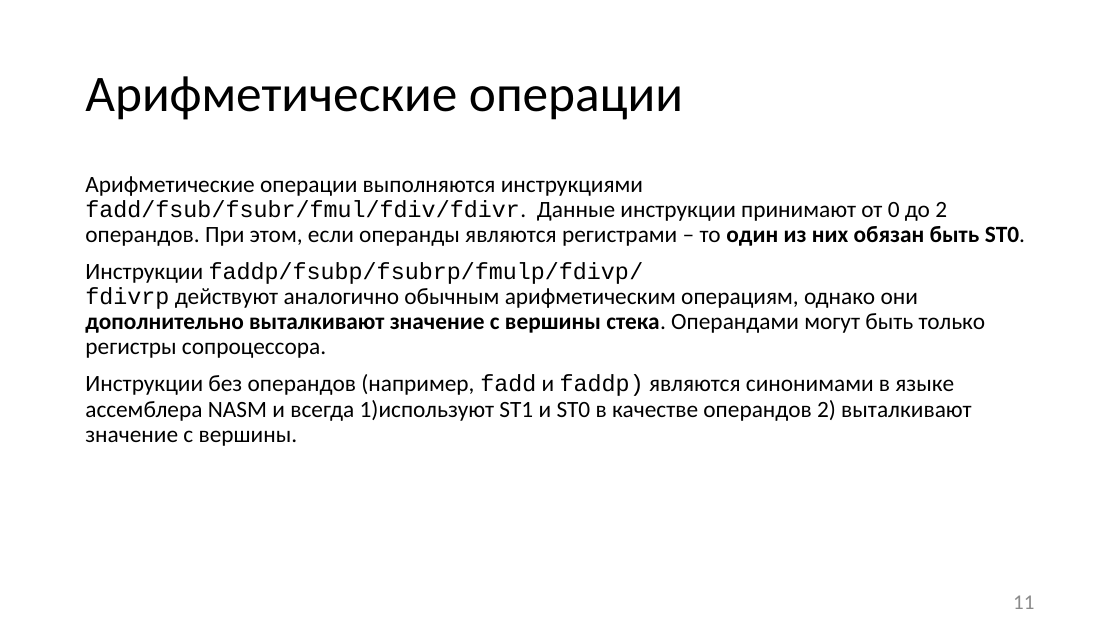
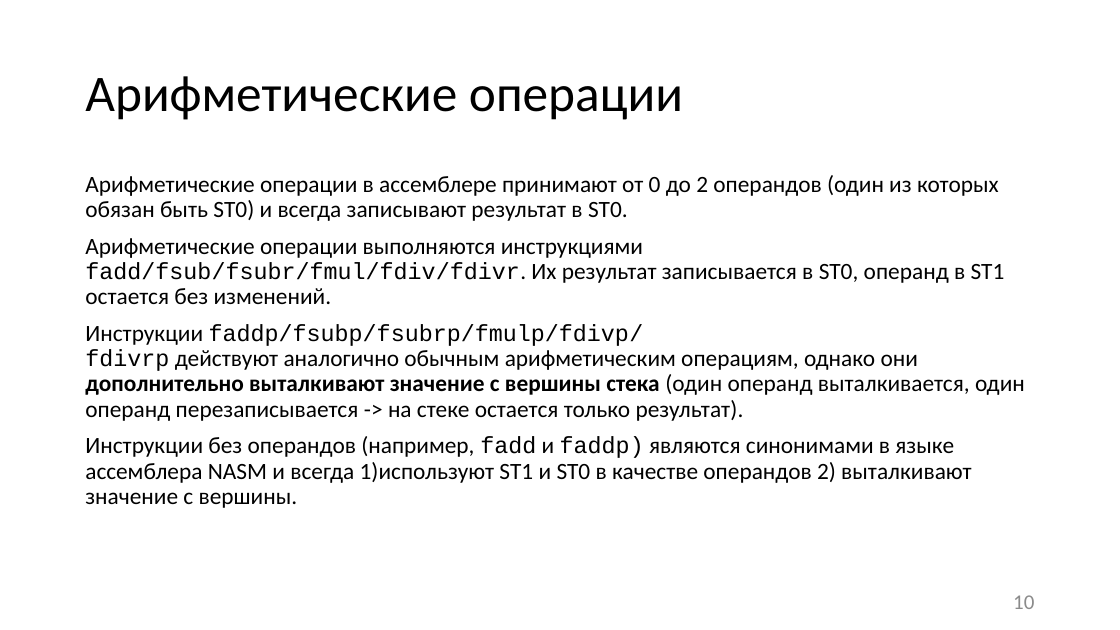
Before and after one commit to itsecd/low-level-programming, a slide deck: slide 10 of Lectures/2.FPU_and_SIMD/Lecture2.pptx (slide 11 before the commit). Drawn at 1120x630 pixels with LibreOffice and Linux fonts; fonts in the diff are those of the drawing. Boxes give left, top, right and bottom in pixels: in the first picture for what was removed or moved away, otherwise in the second. Text is boxed around its words. In the diff, an @@ line names an element or a change of style, - is before the commit and + after.

Commit message:
[~] Lecture2

```diff
--- a/Lectures/2.FPU_and_SIMD/Lecture2.pptx
+++ b/Lectures/2.FPU_and_SIMD/Lecture2.pptx
@@ text at [85, 175, 1025, 421]: text changed @@
-Арифметические операции выполняются инструкциями fadd/fsub/fsubr/fmul/fdiv/fdivr. Данные инструкции принимают от 0 до 2 операндов. При этом, если операнды являются регистрами – то один из них обязан быть ST0.
-Инструкции faddp/fsubp/fsubrp/fmulp/fdivp/
-fdivrp действуют аналогично обычным арифметическим операциям, однако они дополнительно выталкивают значение с вершины стека. Операндами могут быть только регистры сопроцессора.
+Арифметические операции в ассемблере принимают от 0 до 2 операндов (один из которых обязан быть ST0) и всегда записывают результат в ST0.
+Арифметические операции выполняются инструкциями fadd/fsub/fsubr/fmul/fdiv/fdivr. Их результат записывается в ST0, операнд в ST1 остается без изменений.
+Инструкции faddp/fsubp/fsubrp/fmulp/fdivp/
+fdivrp действуют аналогично обычным арифметическим операциям, однако они дополнительно выталкивают значение с вершины стека (один операнд выталкивается, один операнд перезаписывается -> на стеке остается только результат).
@@ page number at [1013, 595, 1034, 609]: text changed @@
-11
+10
```
Also in this commit, not shown: 18 other slides changed, 10 other files.
